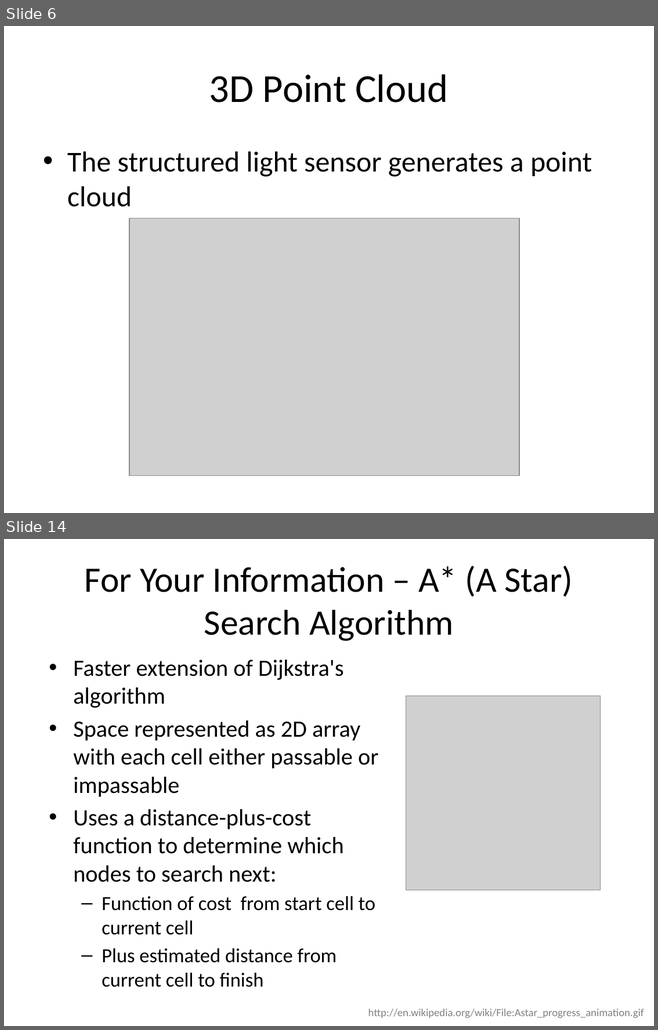
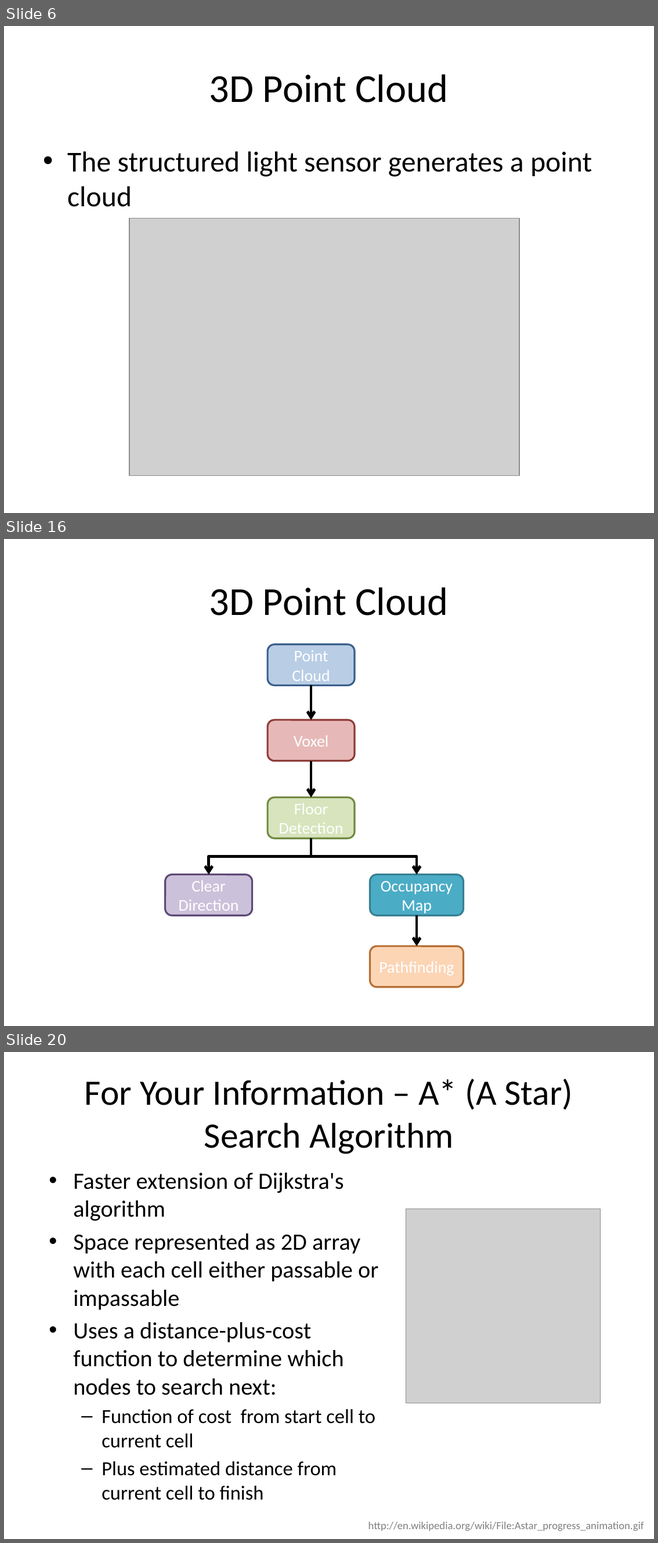
Before and after one commit to michaelwh/kinect-wheelchair, a slide deck: Autonomous Wheelchair using Structured Light.pptx. Shown one above the other, each under a label of ours: slides 6 and 14 before the commit, slides 6, 16 and 20 after it; the slides between them are not shown. The pictures are 658x1030 and 658x1543 pixels, drawn with LibreOffice and Linux fonts; fonts in the diff are those of the drawing; grey boxes stand for pictures. Boxes give left, top, right and bottom in pixels: in the first picture for what was removed or moved away, otherwise in the second. Text is boxed around its words. In the diff, an @@ line names an element or a change of style, - is before the commit and + after.

```diff
--- a/Autonomous Wheelchair using Structured Light.pptx
+++ b/Autonomous Wheelchair using Structured Light.pptx
@@ slide 16 added at box(4, 539, 654, 1026), background #FFFFFF @@
@@ title added at box(209, 587, 448, 616), 44 pt, text #000000 @@
+3D Point Cloud
@@ rounded rectangle added at box(268, 644, 355, 685), fill #B9CDE5, outline #3A5F8C 2 pt, 18 pt, text #FFFFFF @@
+Point Cloud
@@ arrow added from (311, 685) to (311, 720), #000000 3 pt @@
@@ rounded rectangle added at box(268, 720, 355, 761), fill #E6B9B8, outline #8E3B39 2 pt, 18 pt, text #FFFFFF @@
+Voxel
@@ arrow added from (311, 761) to (311, 798), #000000 3 pt @@
@@ rounded rectangle added at box(268, 798, 355, 838), fill #D7E4BD, outline #738A42 2 pt, 18 pt, text #FFFFFF @@
+Floor Detection
@@ elbow arrow added from (311, 838) to (209, 875), #000000 3 pt @@
@@ elbow arrow added from (311, 838) to (416, 875), #000000 3 pt @@
@@ rounded rectangle added at box(165, 875, 252, 916), fill #CCC1DA, outline #5F4A78 2 pt, 18 pt, text #FFFFFF @@
+Clear Direction
@@ rounded rectangle added at box(370, 875, 463, 916), fill #4BACC6, outline #377F92 2 pt, 18 pt, text #FFFFFF @@
+Occupancy Map
@@ arrow added from (416, 916) to (416, 946), #000000 3 pt @@
@@ rounded rectangle added at box(370, 946, 463, 987), fill #FCD5B5, outline #B76F34 2 pt @@
@@ what was slide 14 is now slide 20 @@
```
Also in this commit, not shown: 8 slides changed, 8 other slides added, 2 slides removed.
